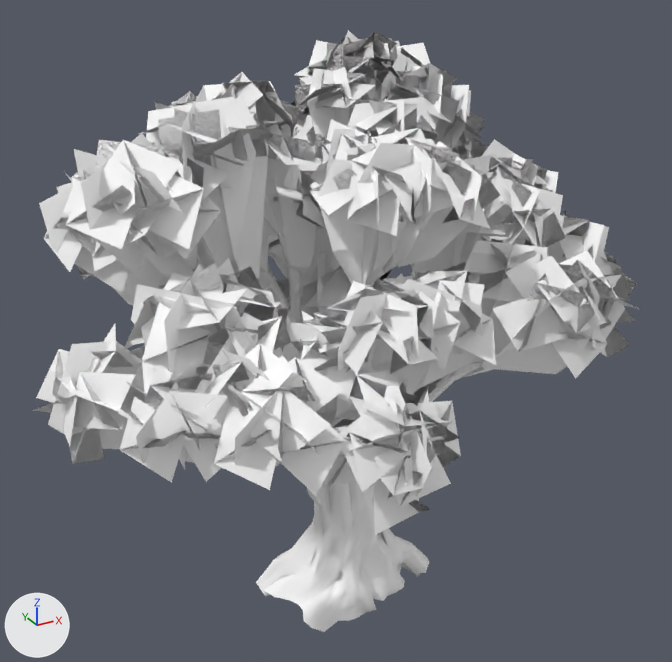
A saved change to the FBX model mods/Realistic Foliage/Assets_Source/Models/fbx/yew_01.fbx.
One viewpoint serves both versions: a camera (50 mm lens) standing at (-5.08, -9.08, 8.19) and looking at (-0.08, 0.02, 3.64). The axes (+X, +Y, +Z) are drawn at lower left. The lights are the same throughout. Objects named as collision shapes, trigger or cutter boxes, shadow casters or lower levels of detail are left out. Where no turn or scale is listed for an object, it has been applied to the vertices. Vertices at the same position are counted once.

Names of what the first picture shows: 'yew_01_LOD0'.
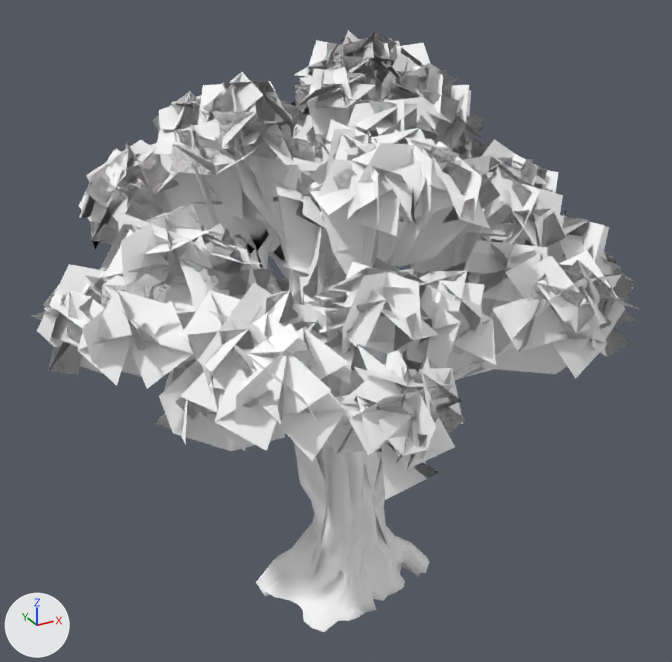
Boxes (x1, y1, x2, y2) around the edits, measured in the pictures (672 x 662 px; the box of a moved part takes in the faces that stretch with it):
'yew_01_LOD0', reshaped: before (34, 30, 639, 632); after (32, 30, 639, 632)
part 1 of me_yew_01_lod0, moved or reshaped (not visible before): after (324, 437, 334, 450)
part 2 of me_yew_01_lod0, moved or reshaped (not visible afterwards): before (317, 413, 340, 426)
part 3 of me_yew_01_lod0, moved or reshaped (not visible afterwards): before (331, 419, 354, 428)
part 4 of me_yew_01_lod0, moved or reshaped: before (328, 410, 357, 420); after (333, 392, 352, 396)
part 5 of me_yew_01_lod0, moved or reshaped: before (194, 312, 282, 393); after (200, 283, 287, 394)
part 6 of me_yew_01_lod0, moved or reshaped: before (207, 345, 271, 381); after (207, 310, 275, 348)
part 7 of me_yew_01_lod0, moved or reshaped: before (326, 346, 328, 421); after (326, 330, 328, 387)
part 8 of me_yew_01_lod0, moved or reshaped: before (282, 322, 373, 413); after (286, 304, 371, 397)
part 9 of me_yew_01_lod0, moved or reshaped: before (235, 372, 308, 467); after (235, 337, 314, 441)
part 10 of me_yew_01_lod0, moved or reshaped: before (227, 385, 319, 455); after (234, 345, 319, 422)
part 11 of me_yew_01_lod0, moved or reshaped: before (387, 396, 407, 506); after (375, 363, 416, 472)
part 12 of me_yew_01_lod0, moved or reshaped: before (338, 436, 444, 457); after (341, 397, 450, 426)
part 13 of me_yew_01_lod0, rebuilt: before (307, 480, 331, 536); after (293, 441, 327, 539)
part 14 of me_yew_01_lod0, rebuilt (not visible afterwards): before (165, 182, 218, 269)
part 15 of me_yew_01_lod0, rebuilt: before (79, 147, 206, 269); after (121, 205, 184, 284)
part 16 of me_yew_01_lod0, deleted: before (34, 86, 461, 535)
part 17 of me_yew_01_lod0, built on: before (57, 57, 426, 567); after (32, 45, 466, 564)

Patch to the scene script:
```diff
--- a/mods/Realistic Foliage/Assets_Source/Models/fbx/yew_01.fbx.py
+++ b/mods/Realistic Foliage/Assets_Source/Models/fbx/yew_01.fbx.py
@@ me_yew_01_lod0 @@
-me_yew_01_lod0.from_pydata(...)  # 11105 vertices, 9117 faces; spans x -3.81..3.41, y -3.44..3.31, z -0.35..7.03
+me_yew_01_lod0.from_pydata(...)  # 9795 vertices, 8101 faces; spans x -3.48..3.41, y -3.25..3.31, z -0.35..7.03
+# me_yew_01_lod0 part 1: the loose piece of 36 vertices spanning x -1.61..-0.45, y -1.19..-0.68, z 2.39..3.03 is multiplied about its middle by the matrix ((0.998, 0.025, 0.06), (-0.027, 0.999, 0.031), (-0.06, -0.033, 0.998)), then moved by (0.06, 0.09, 0.08)
+# me_yew_01_lod0 part 2: the loose piece of 8 vertices spanning x -1.33..-0.78, y -1.81..-1.16, z 3.0..3.63 is multiplied about its middle by the matrix ((0.991, 0.034, 0.088), (-0.037, 0.995, 0.029), (-0.087, -0.032, 0.992)), then moved by (0.1, 0.13, 0.12)
+# me_yew_01_lod0 part 3: the loose piece of 8 vertices spanning x -1.04..-0.49, y -1.83..-0.91, z 2.76..3.55 is multiplied about its middle by the matrix ((0.994, -0.052, -0.015), (0.053, 0.989, 0.091), (0.01, -0.092, 0.991)), then moved by (0.08, 0.13, 0.1)
+# me_yew_01_lod0 part 4: the loose piece of 8 vertices spanning x -1.12..-0.68, y -1.9..-1.18, z 3.0..3.59 is multiplied about its middle by the matrix ((0.998, -0.027, 0.04), (0.024, 0.995, 0.087), (-0.042, -0.086, 0.994)), then moved by (0.1, 0.14, 0.12)
+# me_yew_01_lod0 part 5: the loose piece of 8 vertices spanning x -2.62..-1.2, y -1.97..-1.49, z 3.22..4.92 is multiplied about its middle by the matrix ((0.997, 0.035, 0.062), (-0.036, 0.999, 0.019), (-0.061, -0.022, 0.998)), then moved by (0.14, 0.18, 0.19)
+# me_yew_01_lod0 part 6: the loose piece of 8 vertices spanning x -2.42..-1.22, y -2.31..-1.18, z 3.27..4.68 is multiplied about its middle by the matrix ((0.997, 0.036, 0.064), (-0.037, 0.999, 0.019), (-0.064, -0.021, 0.998)), then moved by (0.13, 0.17, 0.18)
+# me_yew_01_lod0 part 7: the loose piece of 8 vertices spanning x -1.36..-0.92, y -2.18..-1.28, z 3.02..4.66 is multiplied about its middle by the matrix ((1.0, 0.021, 0.008), (-0.021, 1.0, 0.016), (-0.008, -0.016, 1.0)), then moved by (0.08, 0.14, 0.12)
+# me_yew_01_lod0 part 8: the loose piece of 8 vertices spanning x -1.57..-0.73, y -2.01..-1.27, z 3.07..4.7 is multiplied about its middle by the matrix ((1.0, 0.02, 0.008), (-0.02, 1.0, 0.017), (-0.008, -0.017, 1.0)), then moved by (0.09, 0.14, 0.12)
+# me_yew_01_lod0 part 9: the loose piece of 8 vertices spanning x -2.51..-1.35, y -2.63..-1.66, z 3.26..4.55 is multiplied about its middle by the matrix ((0.995, 0.052, 0.081), (-0.055, 0.998, 0.026), (-0.079, -0.03, 0.996)), then moved by (0.12, 0.19, 0.22)
+# me_yew_01_lod0 part 10: the loose piece of 8 vertices spanning x -2.39..-1.35, y -2.85..-1.61, z 3.29..4.49 is multiplied about its middle by the matrix ((0.995, 0.051, 0.082), (-0.053, 0.998, 0.028), (-0.08, -0.032, 0.996)), then moved by (0.12, 0.18, 0.22)
+# me_yew_01_lod0 part 11: the loose piece of 8 vertices spanning x -1.16..-0.74, y -3.27..-1.69, z 2.99..4.28 is multiplied about its middle by the matrix ((0.999, -0.047, 0.017), (0.045, 0.996, 0.083), (-0.021, -0.082, 0.996)), then moved by (0.15, 0.16, 0.2)
+# me_yew_01_lod0 part 12: the loose piece of 8 vertices spanning x -1.53..-0.52, y -3.2..-1.71, z 3.14..4.0 is multiplied about its middle by the matrix ((0.999, -0.046, 0.018), (0.044, 0.995, 0.084), (-0.022, -0.083, 0.996)), then moved by (0.14, 0.15, 0.2)
+# me_yew_01_lod0 part 13: the loose piece of 54 vertices spanning x -2.09..-0.17, y -1.06..0.0, z 0.66..3.53 is rebuilt with 54 vertices and now spans x -2.01..-0.28, y -0.28..0.16, z 0.64..3.82
+# me_yew_01_lod0 part 14: the loose piece of 8 vertices spanning x -2.66..-1.58, y -0.93..0.17, z 4.57..6.09 is rebuilt with 8 vertices and now spans x -2.64..-1.73, y -0.93..0.11, z 3.74..5.54
+# me_yew_01_lod0 part 15: the loose piece of 8 vertices spanning x -3.04..-1.7, y -0.66..-0.06, z 4.65..6.26 is rebuilt with 8 vertices and now spans x -2.81..-1.68, y -0.69..-0.07, z 3.7..5.55
+# me_yew_01_lod0 part 16: 377 loose pieces with 2388 vertices, spanning x -3.81..2.51, y -3.44..1.87, z 2.85..6.68, are deleted
+# me_yew_01_lod0 part 17: 52 vertices moved from x -0.98..-0.08, y -2.02..-0.22, z 0.38..3.33 to x -0.87..-0.08, y -1.88..-0.21, z 0.36..3.5; 442 vertices removed from x -3.14..1.68, y -1.25..2.01, z 1.33..6.72; 1520 vertices added at x -3.48..2.51, y -3.25..2.24, z 1.33..6.71
 me_yew_01_lod0.materials.append(mat_yew_branches_01_mat)
```
